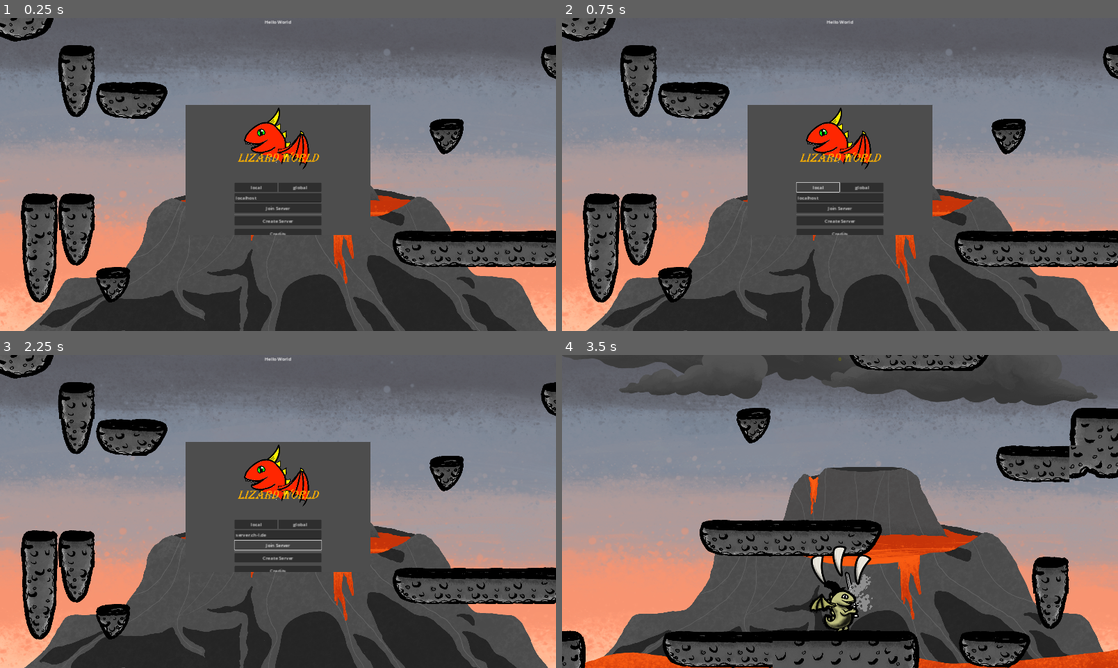
Above: before the commit, frames 1-4 (two rows, left to right).
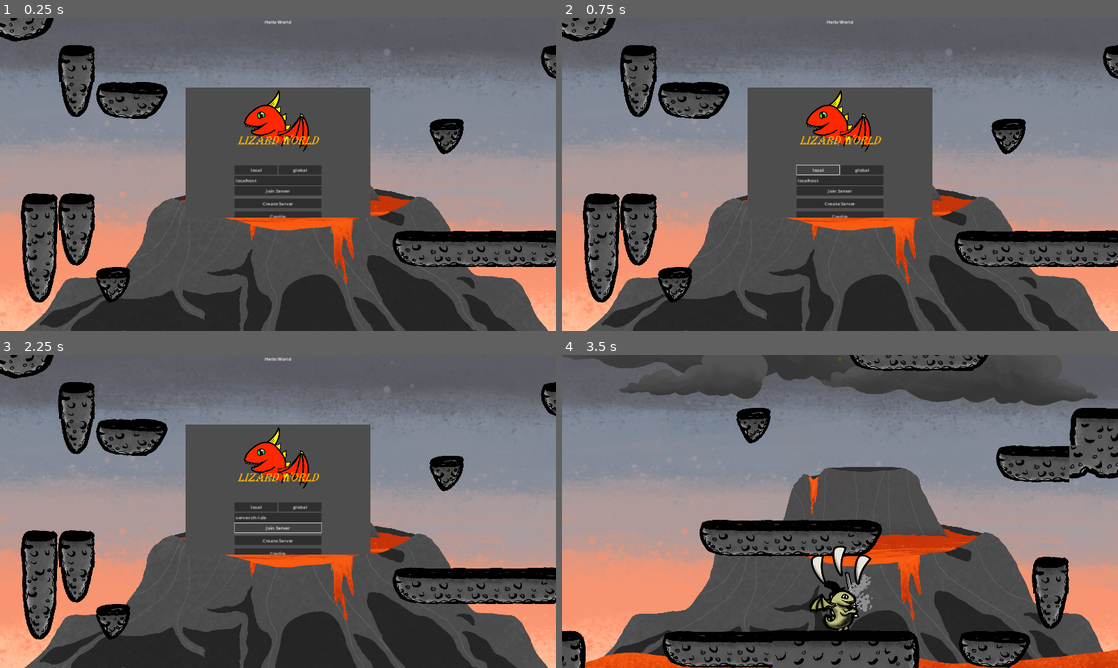
Above: after the commit, the same moments.

Repository: janekx21/lizard-world
Game: Godot game, scene res://game/game.tscn
Two runs of this game, one before a commit and one after it. Both use one fixed random seed, a clock stepped at 60 frames per second and the inputs below.
Inputs:
- Up to frame 1 (0.25 s): no input
- Up to frame 2 (0.75 s): click "local" at 0.5 s
- Up to frame 3 (2.25 s): click "global" at 1.25 s; click "Join Server" at 2 s
- Up to frame 4 (3.5 s): click "Create Server" at 2.75 s

The runs differ from the first frame. In frame 1, 6.1% of the frame differs, in the area x 33-67%, y 22-70%; in frame 2, 5.9%; in frame 3, 5.9%; in frame 4, nothing differs.

Commit message:
small fix

Diff:
--- a/game/game.tscn
+++ b/game/game.tscn
@@ -77,7 +77,7 @@
 process_mode = 3
 initial_position = 1
 title = "Master"
-size = Vector2i(640, 480)
+size = Vector2i(640, 600)
 borderless = true
 
 [node name="CenterContainer" type="CenterContainer" parent="MasterPopup"]
Not shown: 1 places in game/game.tscn that only renumber resources
Not shown: 1 places in player/player.tscn that only renumber resources
